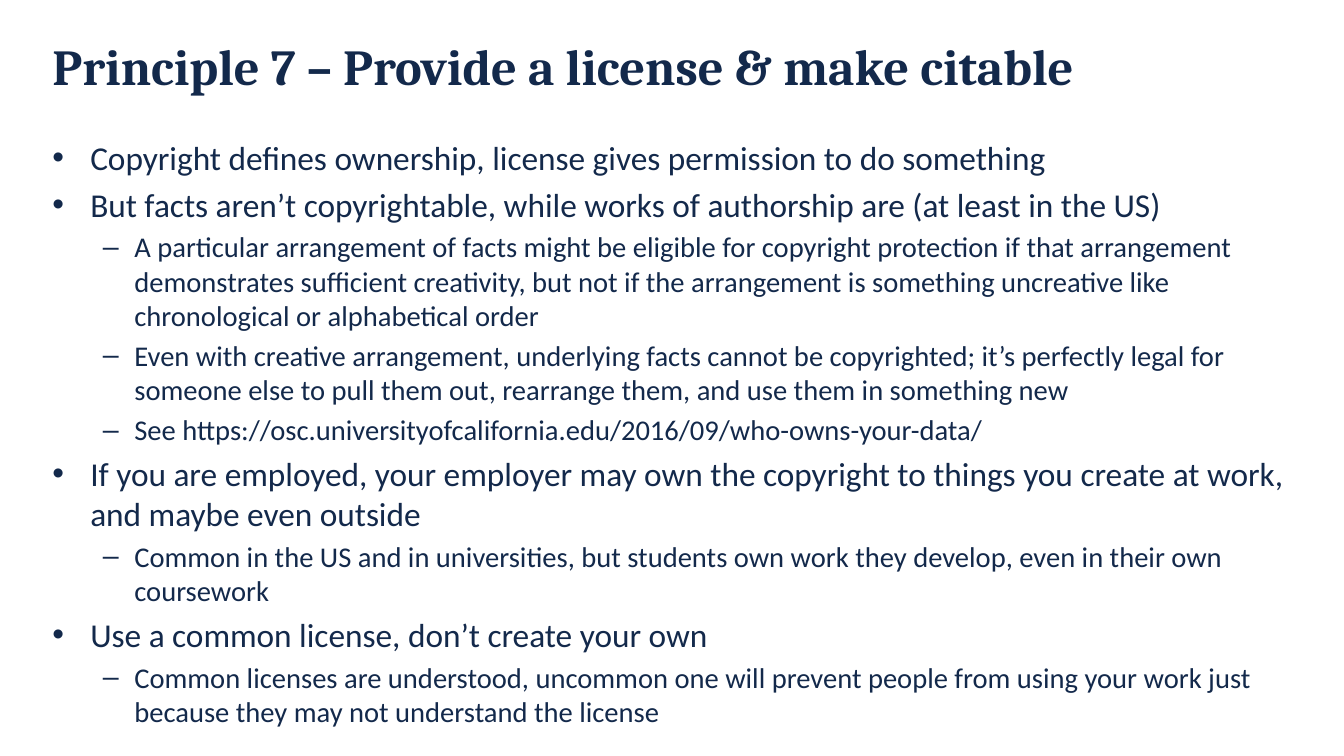
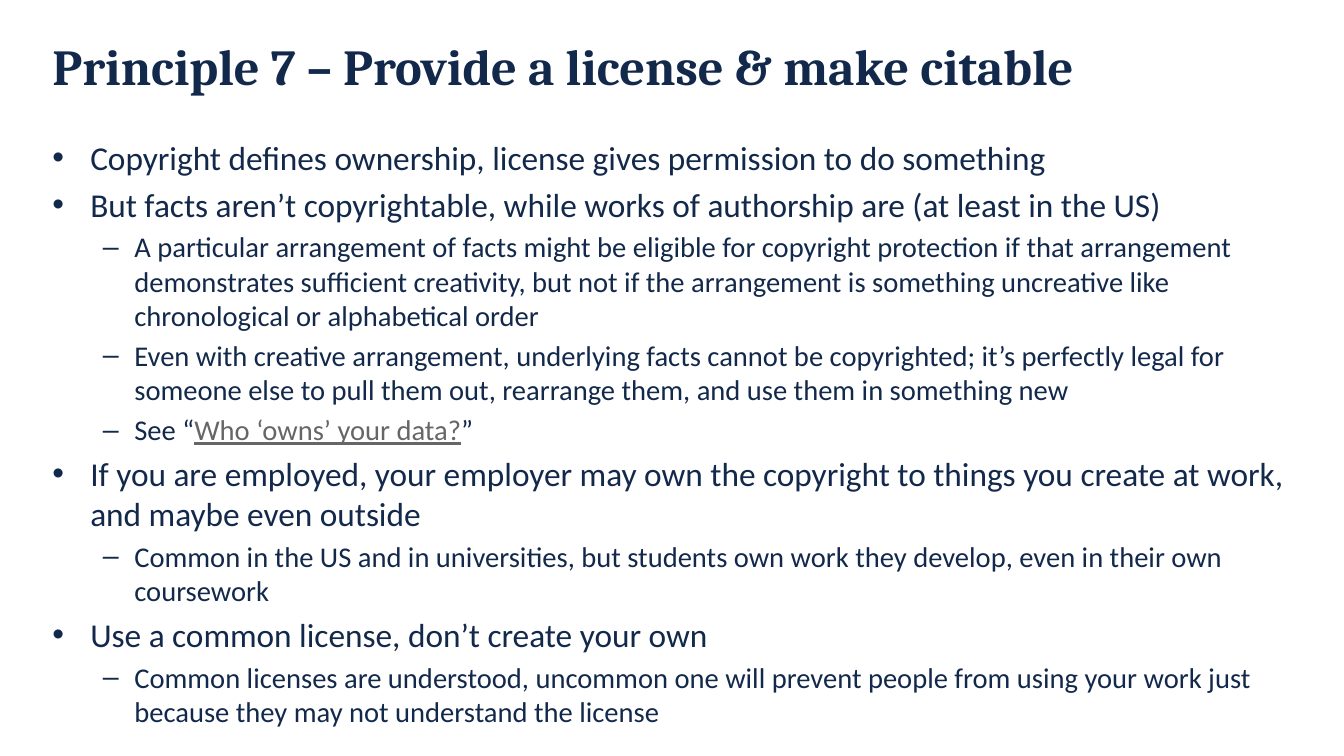
Before and after one commit to danielskatz/repro-fdtd1d, a slide deck: slide 23 of Computational_Reproducibility.pptx. Drawn at 1344x756 pixels with LibreOffice and Linux fonts; fonts in the diff are those of the drawing; background and template pictures are left out. Boxes give left, top, right and bottom in pixels: in the first picture for what was removed or moved away, otherwise in the second. Text is boxed around its words. In the diff, an @@ line names an element or a change of style, - is before the commit and + after.

```diff
--- a/Computational_Reproducibility.pptx
+++ b/Computational_Reproducibility.pptx
@@ text at box(134, 419, 474, 445): text changed; text colour #13294B to #666666 @@
-  – See https://osc.universityofcalifornia.edu/2016/09/who-owns-your-data/
+  – See “Who ‘owns’ your data?”
```
Also in this commit, not shown: 22 other slides changed.
